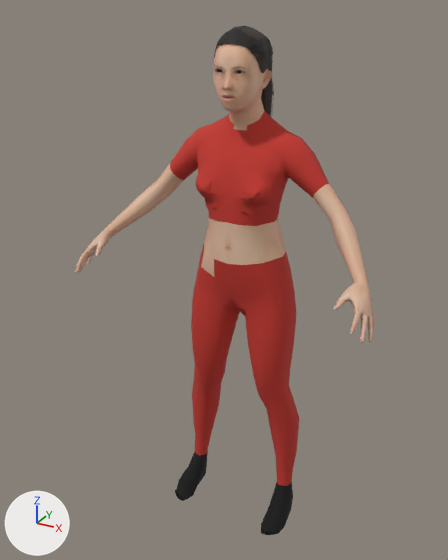
A saved change to the glTF model assets/world/aerobics_leader.mid.glb.
Both versions are drawn from a 50 mm lens placed at (0.774, -1.564, 1.557), pointed at (-0.038, -0.087, 0.819). Every picture has the same lights, and +X, +Y and +Z are marked at lower left. The picture after the commit comes second. Vertices at exactly the same position are counted once.

The first picture shows 'person_mesh'.
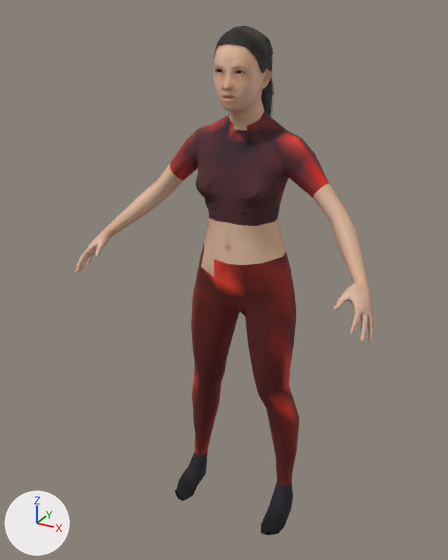
Pixel boxes (x1, y1, x2, y2) of what changed, in the pictures (448 x 560 px):
'person_mesh', recoloured (darker)
    both: (169, 105, 329, 509)

The change, as a list of edits to the scene's bpy script:
```text
Change mat_color_female_sportsuit01:
    where n0 = _N.new('ShaderNodeBsdfPrincipled'); n0.name = 'Principled BSDF'
    remove n0.inputs[0].default_value = (0.552, 0.0369, 0.0252, 1.0)  # 'Base Color', red #c4362c
    add n2 = _N.new('ShaderNodeVertexColor'); n2.name = 'Color Attribute'
    add _L.new(n2.outputs[0], n0.inputs[0])  # 'Color' to 'Base Color'
Change me_person_mesh:
    where me_person_mesh.from_pydata(...)  # 5865 vertices, 9622 faces; spans x -0.45..0.45, y -0.29..0.1, z 0.0..1.52
    used by ob_person_mesh; location = (0.0, 0.0, 0.0)
    me_person_mesh part 1: vertex colours changed
```
